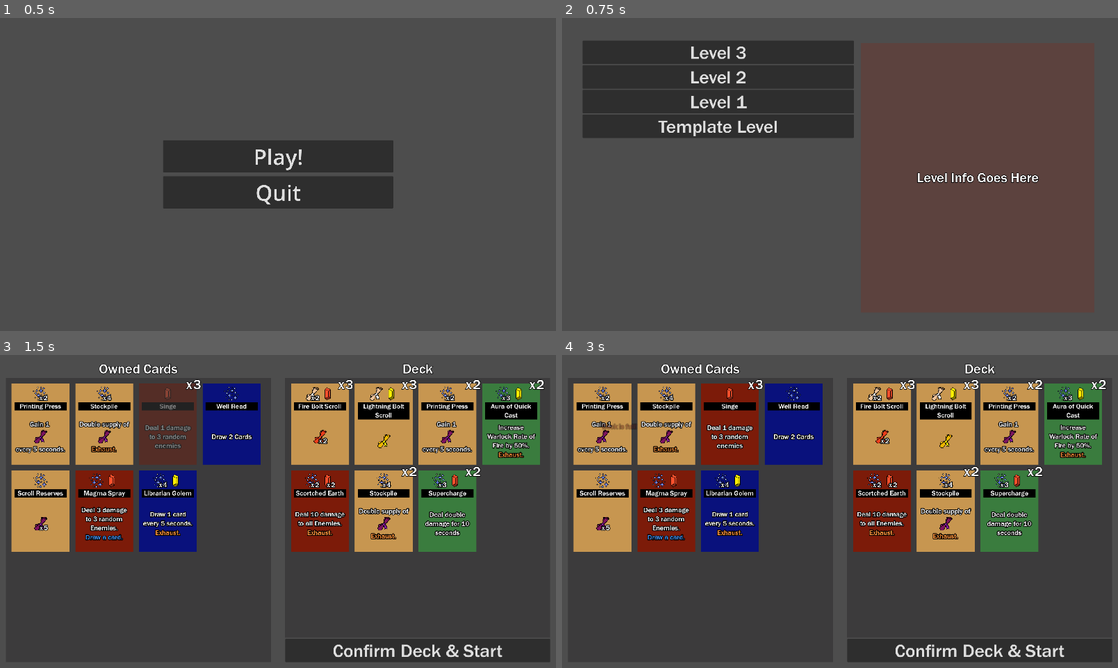
Above: before the commit, frames 1-4 (two rows, left to right).
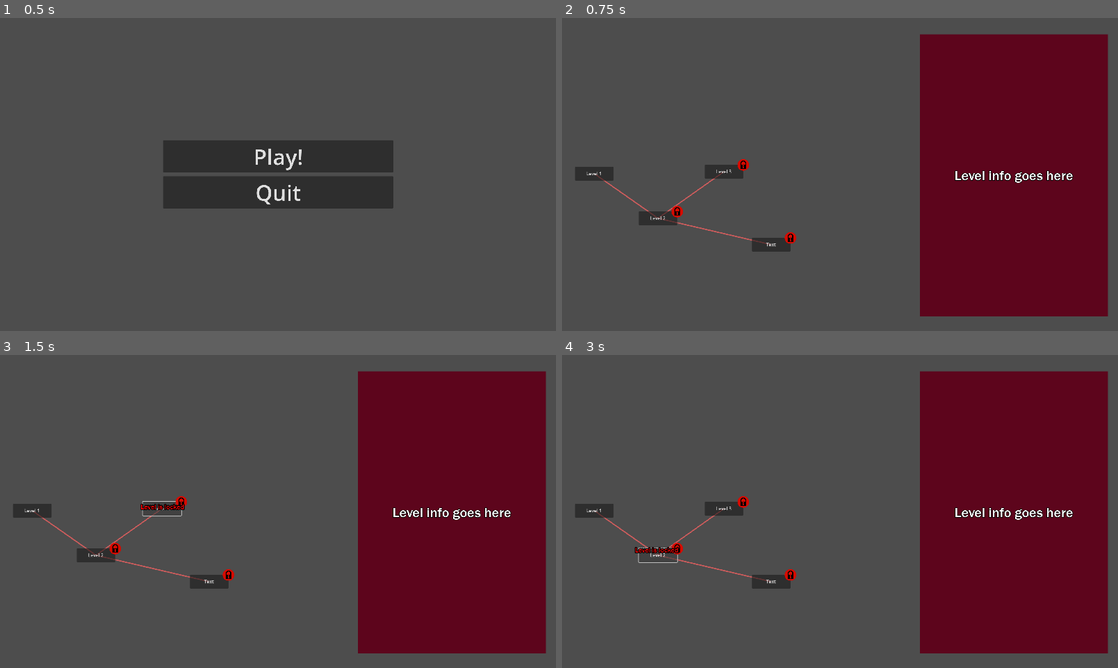
Above: after the commit, the same moments.

Repository: oliveman521/We-Wizards-Three
Game: Godot game, scene res://Scenes/Menus/MainMenu.tscn
The game is run twice, just before and just after one commit, with the same random seed, the same clock (stepped at 60 frames per second) and the same inputs.
Inputs (mouse positions are in pixels of both pictures, inside the frame that each line leads up to):
- Up to frame 1 (0.5 s): no input
- Up to frame 2 (0.75 s): click "Play!" at 0.5 s
- Up to frame 3 (1.5 s): click "Level 3" at 1.25 s
- Up to frame 4 (3 s): click (600, 423) at 2.02 s; click (656, 555) at 2.75 s, where only the run after the commit has a clickable "Level 2"

Frame 1 is identical in both runs. In frame 2, 46% of the frame differs, in the area x 2-99%, y 5-96%; in frame 3, 57%; in frame 4, 57%, in the area x 2-99%, y 2-98%.

Commit message:
Added nodes that lock and unlock. Need to make game save

Diff:
--- a/SaveData/GameSave.gd
+++ b/SaveData/GameSave.gd
@@ -4,3 +4,6 @@
 
 @export var unlocked_cards: Array[PackedScene] = []
 var cards_in_deck: Array[PackedScene] = []
+
+var completed_levels: Array[PackedScene]
+var completed_map_nodes: Array[Node]
--- /dev/null
+++ b/Scenes/Level Select Map/Level Select.tscn
@@ -0,0 +1,81 @@
+[gd_scene load_steps=7 format=3 uid="uid://dwfp27xq4jnk1"]
+
+[ext_resource type="Script" path="res://Scenes/Level Select Map/MapManager.gd" id="1_b5ch6"]
+[ext_resource type="PackedScene" uid="uid://de756ivob0cql" path="res://Scenes/Level Select Map/MapNode.tscn" id="2_4r0pt"]
+[ext_resource type="PackedScene" uid="uid://nr4hlan2e2hj" path="res://Scenes/Levels/level_1.tscn" id="3_shmks"]
+[ext_resource type="PackedScene" uid="uid://dmdss2aqbb1lg" path="res://Scenes/Levels/level_2.tscn" id="4_mo0ci"]
+[ext_resource type="PackedScene" uid="uid://ddmofotpnip81" path="res://Scenes/Levels/level_3.tscn" id="5_hr653"]
+[ext_resource type="LabelSettings" uid="uid://csj8lqpyqucr2" path="res://UI/Fonts/large_text.tres" id="6_lyyil"]
+
+[node name="Level Select" type="Control"]
+layout_mode = 3
+anchors_preset = 15
+anchor_right = 1.0
+anchor_bottom = 1.0
+grow_horizontal = 2
+grow_vertical = 2
+
+[node name="Map Manager" type="Control" parent="."]
+layout_mode = 1
+anchors_preset = 15
+anchor_right = 1.0
+anchor_bottom = 1.0
+grow_horizontal = 2
+grow_vertical = 2
+script = ExtResource("1_b5ch6")
+
+[node name="Level 1" parent="Map Manager" node_paths=PackedStringArray("connected_map_nodes") instance=ExtResource("2_4r0pt")]
+layout_mode = 0
+offset_left = 45.0
+offset_top = 513.0
+offset_right = 178.0
+offset_bottom = 561.0
+start_unlocked = true
+connected_map_nodes = [NodePath("../Level 2")]
+level = ExtResource("3_shmks")
+
+[node name="Level 2" parent="Map Manager" node_paths=PackedStringArray("connected_map_nodes") instance=ExtResource("2_4r0pt")]
+layout_mode = 0
+offset_left = 265.0
+offset_top = 667.0
+offset_right = 398.0
+offset_bottom = 715.0
+connected_map_nodes = [NodePath("../Level 1"), NodePath("../Level 3"), NodePath("../Level 4")]
+level = ExtResource("4_mo0ci")
+
+[node name="Level 3" parent="Map Manager" node_paths=PackedStringArray("connected_map_nodes") instance=ExtResource("2_4r0pt")]
+layout_mode = 0
+offset_left = 493.0
+offset_top = 506.0
+offset_right = 626.0
+offset_bottom = 554.0
+connected_map_nodes = [NodePath("../Level 2")]
+level = ExtResource("5_hr653")
+
+[node name="Level 4" parent="Map Manager" node_paths=PackedStringArray("connected_map_nodes") instance=ExtResource("2_4r0pt")]
+layout_mode = 0
+offset_left = 656.0
+offset_top = 758.0
+offset_right = 789.0
+offset_bottom = 806.0
+connected_map_nodes = [NodePath("../Level 2")]
+
+[node name="ColorRect" type="ColorRect" parent="."]
+layout_mode = 0
+offset_left = 1236.0
+offset_top = 57.0
+offset_right = 1885.0
+offset_bottom = 1030.0
+color = Color(0.364706, 0.0196078, 0.109804, 1)
+
+[node name="Label" type="Label" parent="ColorRect"]
+layout_mode = 1
+anchors_preset = 15
+anchor_right = 1.0
+anchor_bottom = 1.0
+grow_horizontal = 2
+grow_vertical = 2
+text = "Level info goes here"
+label_settings = ExtResource("6_lyyil")
+horizontal_alignment = 1
+vertical_alignment = 1
--- /dev/null
+++ b/Scenes/Level Select Map/MapManager.gd
@@ -0,0 +1,15 @@
+@tool
+extends Control
+class_name MapManager
+
+var all_map_nodes: Array[MapNode]:
+	get:
+		var map_nodes: Array[MapNode] = []
+		for mn in get_children():
+			if mn is MapNode:
+				map_nodes.append(mn as MapNode)
+		return map_nodes
+
+func redraw_all_map_nodes() -> void:
+	for mn: MapNode in all_map_nodes:
+		mn.queue_redraw()
--- /dev/null
+++ b/Scenes/Level Select Map/MapNode.gd
@@ -0,0 +1,111 @@
+@tool
+extends Control
+class_name MapNode
+
+@export var start_unlocked: bool = false
+
+@export var connected_map_nodes: Array[MapNode]:
+	set(new_connections):
+		var old_connections := connected_map_nodes.duplicate()
+		connected_map_nodes = new_connections
+
+		#verifying that all connections make sense.
+		for neighbor: MapNode in old_connections: #remove any removed connections
+			if neighbor == null: continue
+			if not connected_map_nodes.has(neighbor):
+				neighbor.connected_map_nodes.erase(self)
+
+		for neighbor: MapNode in connected_map_nodes: #connect any new ones at the other side
+			if neighbor == null: continue
+			if not neighbor.connected_map_nodes.has(self):
+				neighbor.connected_map_nodes.append(self)
+
+		map_manager.redraw_all_map_nodes()
+
+@export var level: PackedScene
+@export var card: PackedScene
+
+var map_manager: MapManager:
+	get: return $".."
+
+var button: Button:
+	get: return $Button
+
+
+var is_completed: bool:
+	get:
+		if not Engine.is_editor_hint():
+			return GameManager.current_save.completed_map_nodes.has(self)
+		return true
+	set(new_val):
+		if new_val == true:
+			if not GameManager.current_save.completed_map_nodes.has(self):
+				GameManager.current_save.completed_map_nodes.append(self)
+		else:
+			GameManager.current_save.completed_map_nodes.erase(self)
+
+
+var locked: bool:
+	get:
+		if start_unlocked:
+			return false
+		if is_completed:
+			return false
+		for neighbor: MapNode in connected_map_nodes:
+			if neighbor.is_completed:
+				return false
+		return true
+
+
+func _ready() -> void:
+	queue_redraw()
+
+func _process(delta: float) -> void:
+	if Engine.is_editor_hint():
+		#queue_redraw() #TODO probably wasteful. Too bad!
+		pass
+
+func _draw() -> void:
+	if level:
+		var level_data: LevelData = level.instantiate() as LevelData
+		button.text = level_data.level_name
+		self.name = level_data.level_name
+		level_data.queue_free()
+
+
+	var complete_icon: TextureRect = %"Complete Icon"
+	var locked_icon: TextureRect = %"Locked Icon"
+	#Icon switching for completion and locked
+	if is_completed:
+		complete_icon.visible = true
+		locked_icon.visible = false
+	elif locked:
+		complete_icon.visible = false
+		locked_icon.visible = true
+	else: #if we're neither complete
+		complete_icon.visible = false
+		locked_icon.visible = false
+
+	#TODO get these to render behind
+	#Lines that connect nodes
+	var line_width: int = 4
+	var line_color: Color = Color.INDIAN_RED
+
+	#TODO. Doesn't doulbe draw because it only draws halfway. This helps with laying. Long term probalby best to have the map manager handle this
+	for neighbor: MapNode in connected_map_nodes:
+		if neighbor == null: continue
+
+		var center: Vector2 = get_rect().get_center() - global_position
+		var destination = neighbor.get_global_rect().get_center() - global_position
+		destination = (destination - center)/2 + center #half the length
+		draw_line(center,destination,line_color,line_width)
+
+
+func _on_button_down() -> void:
+	if level:
+		if locked:
+			GameManager.spawn_popup(global_position,"Level is locked",Color.RED,)
+			return
+
+		is_completed = true
+		GameManager.start_level(level) #TODO this should instead pull up the level info menu and then let the user hit play on that
--- /dev/null
+++ b/Scenes/Level Select Map/MapNode.tscn
@@ -0,0 +1,54 @@
+[gd_scene load_steps=4 format=3 uid="uid://de756ivob0cql"]
+
+[ext_resource type="Script" path="res://Scenes/Level Select Map/MapNode.gd" id="1_yufi2"]
+[ext_resource type="Texture2D" uid="uid://d1k283focdx4o" path="res://Sprites/UI Icons/Check.svg" id="2_wh5h6"]
+[ext_resource type="Texture2D" uid="uid://dlvc3iksf0q21" path="res://Sprites/UI Icons/padlock.svg" id="3_lc30j"]
+
+[node name="Map Node" type="Control"]
+layout_mode = 3
+anchors_preset = 0
+offset_right = 133.0
+offset_bottom = 48.0
+script = ExtResource("1_yufi2")
+
+[node name="Button" type="Button" parent="."]
+layout_mode = 1
+anchors_preset = 15
+anchor_right = 1.0
+anchor_bottom = 1.0
+grow_horizontal = 2
+grow_vertical = 2
+text = "Text"
+
+[node name="Complete Icon" type="TextureRect" parent="."]
+unique_name_in_owner = true
+modulate = Color(0, 0.509804, 0.101961, 1)
+layout_mode = 1
+anchors_preset = 1
+anchor_left = 1.0
+anchor_right = 1.0
+offset_left = -20.0
+offset_top = -19.0
+offset_right = 20.0
+offset_bottom = 21.0
+grow_horizontal = 0
+texture = ExtResource("2_wh5h6")
+expand_mode = 1
+
+[node name="Locked Icon" type="TextureRect" parent="."]
+unique_name_in_owner = true
+visible = false
+modulate = Color(0.839216, 0.0392157, 0, 1)
+layout_mode = 1
+anchors_preset = 1
+anchor_left = 1.0
+anchor_right = 1.0
+offset_left = -20.0
+offset_top = -19.0
+offset_right = 20.0
+offset_bottom = 21.0
+grow_horizontal = 0
+texture = ExtResource("3_lc30j")
+expand_mode = 1
+
+[connection signal="button_down" from="Button" to="." method="_on_button_down"]
--- a/Scenes/Levels/LevelData.gd
+++ b/Scenes/Levels/LevelData.gd
@@ -2,14 +2,9 @@
 class_name LevelData
 
 @export var level_name: String = "filler_name"
+@export var supplies_present: Array[Supply] #unused. This will represent the supplies that will spawn in this level
 
-var supplies_present: Array[Supply] #unused. This will represent the supplies that will spawn in this level
 var enemy_feed_tape: Node2D:
 	get: return %"Enemy Feed Tape"
 var storeroom_tile_map: Node2D:
 	get: return %"Storeroom Tile Map"
-
-
-# Called when the node enters the scene tree for the first time.
-func _ready() -> void:
-	pass # Replace with function body.
--- a/Scenes/Menus/LevelSelect.gd
+++ /dev/null
@@ -1,18 +0,0 @@
-extends Control
-
-
-const LEVEL_BUTTON = preload("uid://ckiehv40levdx")
-@onready var level_button_contatiner: Container = %"LevelsVBox"
-
-# Called when the node enters the scene tree for the first time.
-func _ready() -> void:
-	for level: LevelData in GameManager.levels:
-		add_level_button(level)
-
-func add_level_button(level: LevelData) -> void:
-	var new_button: Button = LEVEL_BUTTON.instantiate() as Button
-	level_button_contatiner.add_child(new_button)
-	new_button.text = level.level_name
-	new_button.button_down.connect(func() -> void:
-		GameManager.start_level(level)
-	)
--- a/Scenes/Menus/basic_menu_behaviors.gd
+++ b/Scenes/Menus/basic_menu_behaviors.gd
@@ -2,7 +2,7 @@
 
 
 func load_level_select_menu() -> void:
-	get_tree().change_scene_to_packed(preload("uid://ceusb8w36xie6"))
+	get_tree().change_scene_to_packed(preload("uid://dwfp27xq4jnk1"))
 
 func load_deck_builder_menu() -> void:
 	get_tree().change_scene_to_packed(preload("uid://bhm5xireormeb"))
--- a/Scenes/Menus/level_button.tscn
+++ /dev/null
@@ -1,8 +0,0 @@
-[gd_scene load_steps=2 format=3 uid="uid://ckiehv40levdx"]
-
-[ext_resource type="Theme" uid="uid://btsp3ifn1m5n3" path="res://Scenes/Menus/Menus.tres" id="1_wfpqy"]
-
-[node name="Level Button" type="Button"]
-theme = ExtResource("1_wfpqy")
-text = "Level Button
-"
--- a/Scenes/Menus/level_select.tscn
+++ /dev/null
@@ -1,56 +0,0 @@
-[gd_scene load_steps=3 format=3 uid="uid://ceusb8w36xie6"]
-
-[ext_resource type="Script" path="res://Scenes/Menus/LevelSelect.gd" id="1_6yam2"]
-[ext_resource type="LabelSettings" uid="uid://csj8lqpyqucr2" path="res://UI/Fonts/large_text.tres" id="1_dd0ks"]
-
-[node name="LevelSelect" type="Control"]
-layout_mode = 3
-anchors_preset = 15
-anchor_right = 1.0
-anchor_bottom = 1.0
-grow_horizontal = 2
-grow_vertical = 2
-script = ExtResource("1_6yam2")
-
-[node name="Levels Scroller" type="ScrollContainer" parent="."]
-layout_mode = 1
-anchors_preset = 15
-anchor_right = 1.0
-anchor_bottom = 1.0
-offset_left = 71.0
-offset_top = 78.0
-offset_right = -912.0
-offset_bottom = -25.0
-grow_horizontal = 2
-grow_vertical = 2
-
-[node name="LevelsVBox" type="VBoxContainer" parent="Levels Scroller"]
-unique_name_in_owner = true
-layout_mode = 2
-size_flags_horizontal = 3
-size_flags_vertical = 3
-
-[node name="ColorRect" type="ColorRect" parent="."]
-layout_mode = 1
-anchors_preset = 15
-anchor_right = 1.0
-anchor_bottom = 1.0
-offset_left = 1033.0
-offset_top = 86.0
-offset_right = -82.0
-offset_bottom = -64.0
-grow_horizontal = 2
-grow_vertical = 2
-color = Color(0.45098, 0.196078, 0.160784, 0.396078)
-
-[node name="Label" type="Label" parent="ColorRect"]
-layout_mode = 1
-anchors_preset = 15
-anchor_right = 1.0
-anchor_bottom = 1.0
-grow_horizontal = 2
-grow_vertical = 2
-text = "Level Info Goes Here"
-label_settings = ExtResource("1_dd0ks")
-horizontal_alignment = 1
-vertical_alignment = 1
--- a/Scripts/GameManager.gd
+++ b/Scripts/GameManager.gd
@@ -36,9 +36,7 @@
 		if lives <= 0:
 			game_over()
 
-var levels: Array[LevelData] = []
 var all_supplies: Array[Supply] = []
-
 
 const DECK_MAX_SIZE: int = 15
 var curr_save: Resource = preload("res://Cards/card_base.tscn")
@@ -48,10 +46,12 @@
 var card_pool: Array[PackedScene] = []
 
 
-var main_menu: PackedScene = preload("uid://dpdlppetxwu3m")
-var game_scene: PackedScene = preload("uid://c4qnaj4cqxgny")
-var deck_builder_scene: PackedScene = preload("res://Scenes/Menus/deck_builder_menu.tscn")
+const main_menu: PackedScene = preload("uid://dpdlppetxwu3m")
+const game_scene: PackedScene = preload("uid://c4qnaj4cqxgny")
+const deck_builder_scene: PackedScene = preload("res://Scenes/Menus/deck_builder_menu.tscn")
 signal deck_confirmed
+
+var in_progress_level: PackedScene
 
 func _ready() -> void:
 	#on game boot, fill out our deck if its missing any cards
@@ -60,22 +60,11 @@
 			break
 		current_save.cards_in_deck.append(card_prefab)
 
-	#we'll also load all levels in the level folder. In the future this will be less dumb
-	var levels_path: String = "res://Scenes/Levels/"
-	var dir := DirAccess.open(levels_path)
-	if dir:
-		dir.list_dir_begin()
-		var file_name: String = dir.get_next()
-		while file_name != "":
-			if file_name.ends_with(".tscn"):
-				var level_prefab: PackedScene = load(levels_path.path_join(file_name)) as PackedScene
-				levels.append(level_prefab.instantiate())
-			file_name = dir.get_next()
 
 	#also load all of the potential supplies:
 	#we'll also load all levels in the level folder. In the future this will be less dumb
 	var supplies_path: String = "res://Supplies/"
-	dir = DirAccess.open(supplies_path)
+	var dir = DirAccess.open(supplies_path)
 	if dir:
 		dir.list_dir_begin()
 		var file_name: String = dir.get_next()
@@ -84,7 +73,15 @@
 				all_supplies.append(load(supplies_path.path_join(file_name)) as Supply)
 			file_name = dir.get_next()
 
-func start_level(level: LevelData) -> void: #TODO make the main menu set up as the current scene
+func start_level(level_prefab: PackedScene) -> void:
+	if in_progress_level != null:
+		print("error. tried to start a level when one was already in progress")
+		return
+
+	in_progress_level = level_prefab
+
+	var level: LevelData = level_prefab.instantiate() as LevelData
+
 	#reset all supplies to their starting value
 	for supply: Supply in all_supplies:
 		supply.supply_count = supply.starting_count
@@ -134,6 +131,9 @@
 	await tween.finished
 	await get_tree().create_timer(1).timeout
 	get_tree().change_scene_to_packed(main_menu)
+
+	in_progress_level = null
+
 	end_sequence = false
 
 
@@ -153,6 +153,10 @@
 	await tween.finished
 	await get_tree().create_timer(1).timeout
 	get_tree().change_scene_to_packed(main_menu)
+
+	current_save.completed_levels.append(in_progress_level)
+	in_progress_level = null
+
 	end_sequence = false
 
 func get_passive_ability_count(ability_tag: Passive_Ability_Tag ) -> float:
--- /dev/null
+++ b/Sprites/UI Icons/Check.svg
@@ -0,0 +1,48 @@
+<?xml version="1.0" encoding="UTF-8" standalone="no"?>
+<!-- Created with Inkscape (http://www.inkscape.org/) -->
+
+<svg
+   width="129.95964mm"
+   height="129.95964mm"
+   viewBox="0 0 129.95964 129.95964"
+   version="1.1"
+   id="svg5"
+   inkscape:version="1.2.2 (732a01da63, 2022-12-09)"
+   sodipodi:docname="Check.svg"
+   xmlns:inkscape="http://www.inkscape.org/namespaces/inkscape"
+   xmlns:sodipodi="http://sodipodi.sourceforge.net/DTD/sodipodi-0.dtd"
+   xmlns="http://www.w3.org/2000/svg"
+   xmlns:svg="http://www.w3.org/2000/svg">
+  <sodipodi:namedview
+     id="namedview7"
+     pagecolor="#757575"
+     bordercolor="#000000"
+     borderopacity="0.25"
+     inkscape:showpageshadow="2"
+     inkscape:pageopacity="1"
+     inkscape:pagecheckerboard="true"
+     inkscape:deskcolor="#d1d1d1"
+     inkscape:document-units="mm"
+     showgrid="false"
+     inkscape:zoom="1.4912879"
+     inkscape:cx="346.34493"
+     inkscape:cy="225.30861"
+     inkscape:window-width="1920"
+     inkscape:window-height="1017"
+     inkscape:window-x="1272"
+     inkscape:window-y="-8"
+     inkscape:window-maximized="1"
+     inkscape:current-layer="layer1" />
+  <defs
+     id="defs2" />
+  <g
+     inkscape:label="Layer 1"
+     inkscape:groupmode="layer"
+     id="layer1"
+     transform="translate(37.701378,39.29818)">
+    <path
+       id="path788"
+       style="fill:#ffffff;fill-opacity:1;stroke-width:0"
+       d="M 27.278436,-39.29818 A 64.979923,64.979923 0 0 0 -37.701378,25.681639 64.979923,64.979923 0 0 0 27.278436,90.661453 64.979923,64.979923 0 0 0 92.258255,25.681639 64.979923,64.979923 0 0 0 27.278436,-39.29818 Z m 33.43072,24.745351 a 8.0598806,8.0598806 0 0 1 4.780021,1.411218 8.0598806,8.0598806 0 0 1 2.082527,11.2064581 L 23.409831,62.412553 a 8.0606865,8.0606865 0 0 1 -12.676476,0.796265 l -23.130776,-26.07572 a 8.0598806,8.0598806 0 0 1 0.67621,-11.38286 8.0598806,8.0598806 0 0 1 11.38040885,0.676209 L 15.947027,44.789458 54.275367,-11.056629 a 8.0598806,8.0598806 0 0 1 5.174476,-3.361449 8.0598806,8.0598806 0 0 1 1.259313,-0.134743 z" />
+  </g>
+</svg>
--- /dev/null
+++ b/Sprites/UI Icons/padlock.svg
@@ -0,0 +1,63 @@
+<?xml version="1.0" encoding="UTF-8" standalone="no"?>
+<svg
+   viewBox="0 0 602.96521 602.96521"
+   version="1.1"
+   id="svg6"
+   sodipodi:docname="padlock.svg"
+   inkscape:version="1.2.2 (732a01da63, 2022-12-09)"
+   width="602.96521"
+   height="602.96521"
+   xmlns:inkscape="http://www.inkscape.org/namespaces/inkscape"
+   xmlns:sodipodi="http://sodipodi.sourceforge.net/DTD/sodipodi-0.dtd"
+   xmlns="http://www.w3.org/2000/svg"
+   xmlns:svg="http://www.w3.org/2000/svg">
+  <defs
+     id="defs10" />
+  <sodipodi:namedview
+     id="namedview8"
+     pagecolor="#767676"
+     bordercolor="#000000"
+     borderopacity="0.25"
+     inkscape:showpageshadow="2"
+     inkscape:pageopacity="0"
+     inkscape:pagecheckerboard="true"
+     inkscape:deskcolor="#d1d1d1"
+     showgrid="false"
+     showborder="true"
+     shape-rendering="auto"
+     inkscape:zoom="1.1559539"
+     inkscape:cx="249.57744"
+     inkscape:cy="343.43931"
+     inkscape:window-width="1920"
+     inkscape:window-height="1017"
+     inkscape:window-x="1272"
+     inkscape:window-y="-8"
+     inkscape:window-maximized="1"
+     inkscape:current-layer="svg6" />
+  <circle
+     style="fill:#ffffff;stroke:#ff0000;stroke-width:0;stroke-linecap:round;stroke-linejoin:round;stroke-dasharray:none"
+     id="path291"
+     cx="301.4826"
+     cy="301.4826"
+     r="301.4826" />
+  <path
+     d="m 301.48161,73.655106 c -81.048,0 -146.624,65.484004 -146.624,146.405994 v 72.281 h 49.594 v -69.094 c 0,-53.658 43.47,-97.18699 97.03,-97.18699 53.563,0 97.032,44.74399 97.032,97.18599 v 69.095 h 49.594 v -72.28 c 0,-78.85599 -65.717,-146.406994 -146.625,-146.406994 z"
+     fill="#fff"
+     fill-opacity="1"
+     style="fill:#000000;fill-opacity:1"
+     data-darkreader-inline-fill=""
+     id="path1119"
+     sodipodi:nodetypes="ssccsssccsss" />
+  <rect
+     style="fill:#000000;fill-opacity:1;stroke:#ff0000;stroke-width:0;stroke-linecap:round;stroke-linejoin:round;stroke-dasharray:none"
+     id="rect1062"
+     width="294.12939"
+     height="223.19231"
+     x="154.41791"
+     y="281.37552"
+     ry="15.571556" />
+  <path
+     d="m 301.20061,307.08067 c 22.34,0 40.875,17.94 40.875,40.28 0,16.756 -10.6,31.23 -25.125,37.376 l 32.72,98.126 h -96.376 l 32.125,-98.125 c -14.526,-6.145 -24.532,-20.62 -24.532,-37.374 0,-22.338 17.972,-40.28 40.312,-40.28 z"
+     style="fill:#ffffff;fill-opacity:1"
+     id="path1072" />
+</svg>
Not shown, added: Sprites/UI Icons/Check.svg.import
Not shown, added: Sprites/UI Icons/padlock.svg.import
Not shown, added: Sprites/UI Icons/pad3E16.tmp
